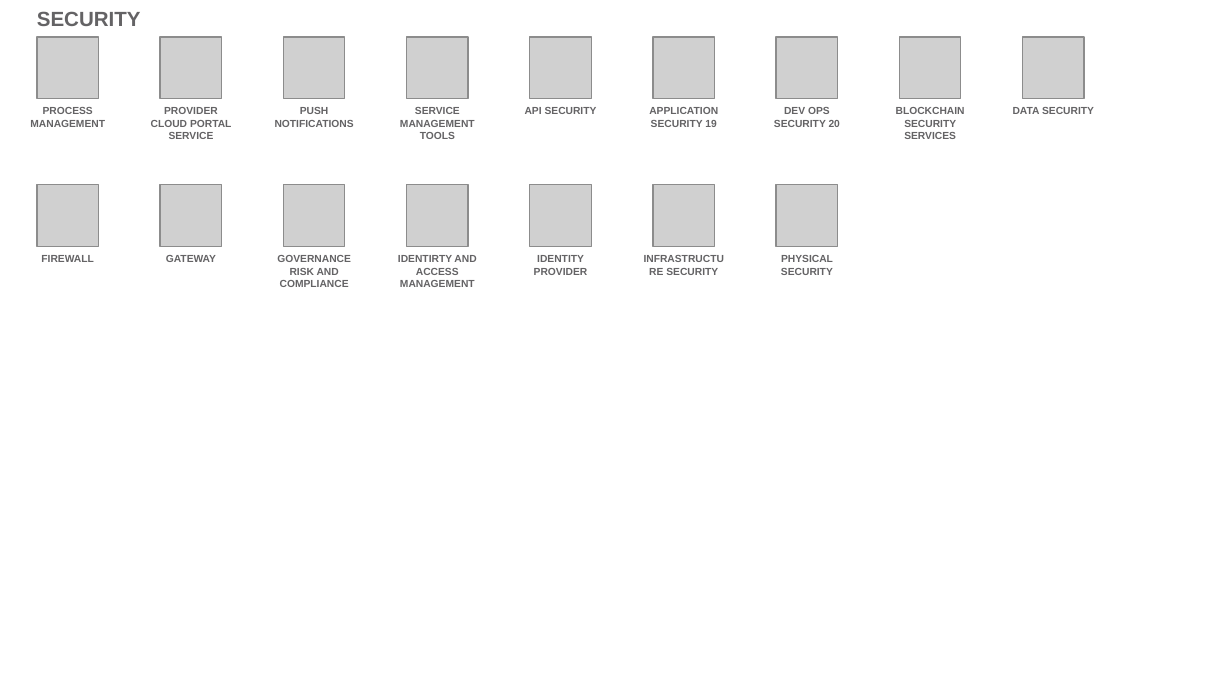
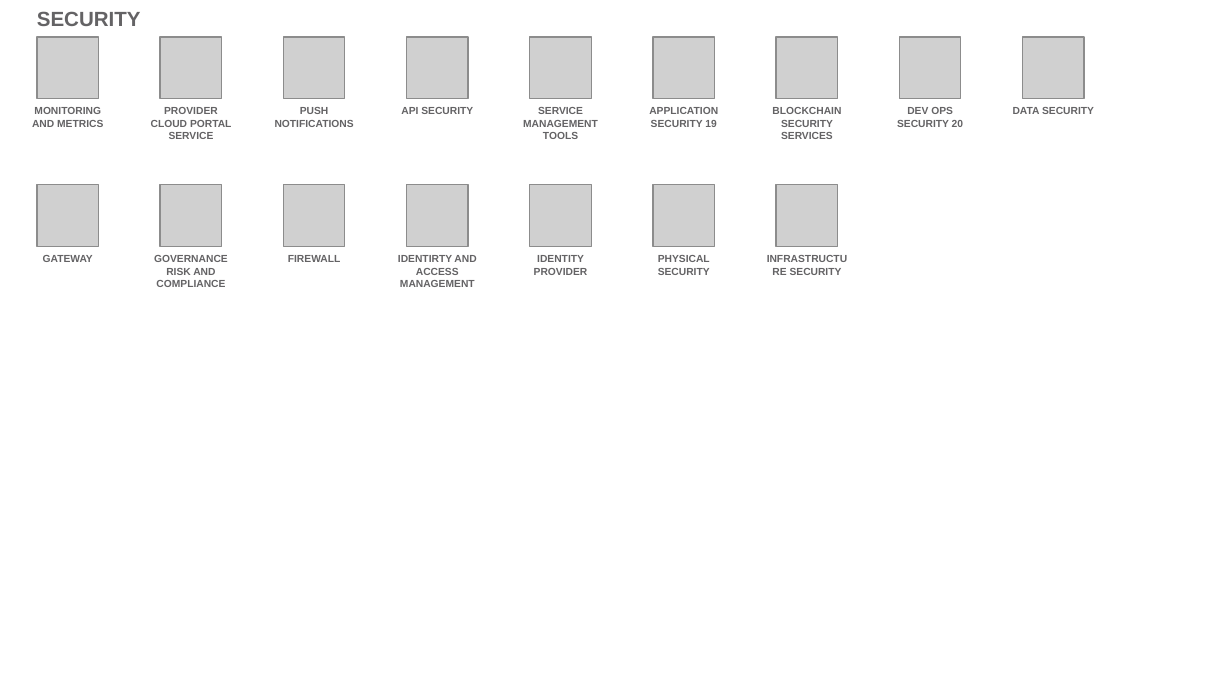
Before and after one commit to l2fprod/myarchitecture, a slide deck: slide 20 of mycatalog-architecture-diagram-template.pptx. Drawn at 1232x693 pixels with LibreOffice and Linux fonts; fonts in the diff are those of the drawing; grey boxes stand for pictures. Boxes give left, top, right and bottom in pixels: in the first picture for what was removed or moved away, otherwise in the second. Text is boxed around its words. In the diff, an @@ line names an element or a change of style, - is before the commit and + after.

```diff
--- a/mycatalog-architecture-diagram-template.pptx
+++ b/mycatalog-architecture-diagram-template.pptx
@@ text at (32,107,103,127): text changed @@
-PROCESS MANAGEMENT
+MONITORING AND METRICS
@@ text "SERVICE MANAGEMENT TOOLS": place and size @@
-text "SERVICE MANAGEMENT TOOLS" at (400,107,475,139)
+text "SERVICE MANAGEMENT TOOLS" at (523,107,598,139)
@@ text "DEV OPS SECURITY 20": place and size @@
-text "DEV OPS SECURITY 20" at (774,107,840,127)
+text "DEV OPS SECURITY 20" at (897,107,963,127)
@@ 4 texts: place and size @@
-4 texts at (166,107,965,287)
+4 texts at (43,107,841,287)
@@ text "FIREWALL": place and size @@
-text "FIREWALL" at (41,255,93,262)
+text "FIREWALL" at (288,255,340,262)
@@ text at (658,255,710,275): text changed @@
-INFRASTRUCTURE SECURITY
+PHYSICAL SECURITY
@@ text at (790,268,842,275): text changed @@
-PHYSICAL SECURITY
+INFRASTRUCTURE SECURITY
```
Also in this commit, not shown: 13 other slides changed, 1 slide added, 1 slide removed.
